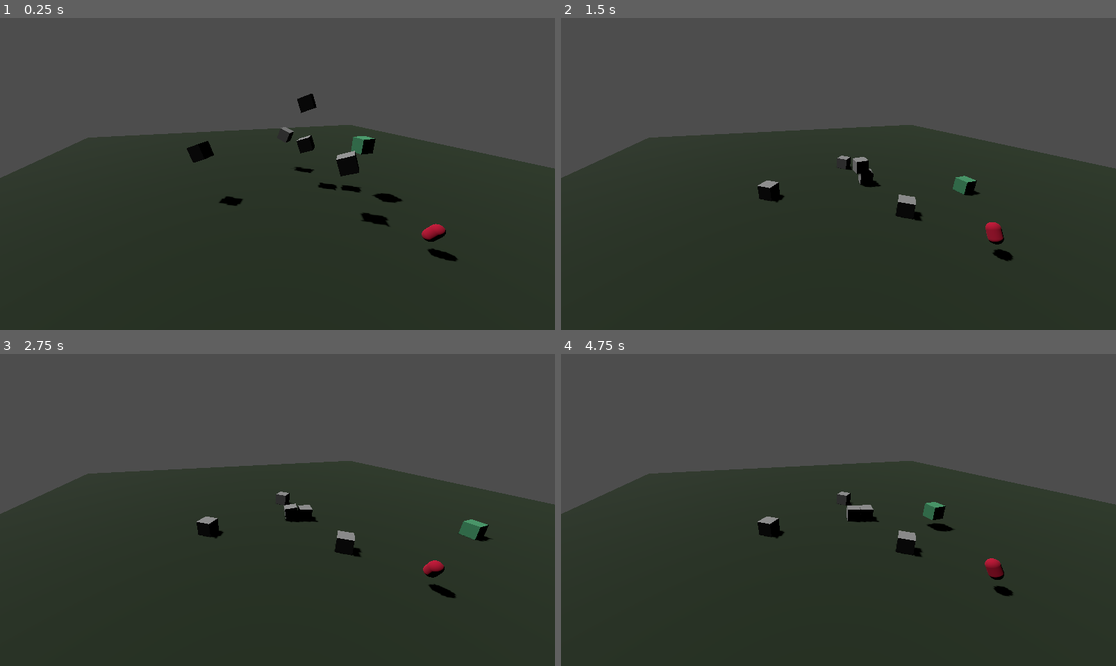
Above: before the commit, frames 1-4 (two rows, left to right).
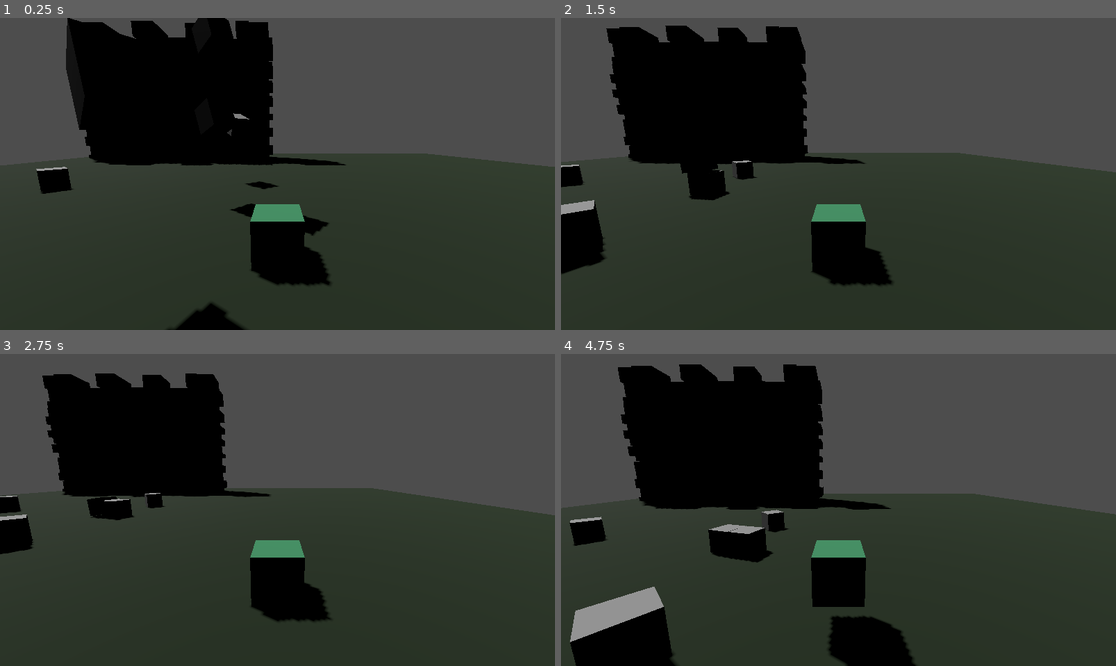
Above: after the commit, the same moments.

Repository: nyVr/godot_oop_game
Game: Godot game, scene res://scenes/main.tscn
The game is run twice, just before and just after one commit, with the same random seed, the same clock (stepped at 60 frames per second) and the same inputs. The project has no main scene, so this scene is started directly.
Inputs:
- Up to frame 1 (0.25 s): no input
- Up to frame 2 (1.5 s): tap Enter (ui_accept) at 0.5, 0.77 s; hold Right (right) 0.53-1.28 s; hold Down (down) from 1.28 s (still down)
- Up to frame 3 (2.75 s): tap Enter (ui_accept) at 1.52 s; release Down (down) at 2.03 s; hold Right (right) from 2.03 s (still down)
- Up to frame 4 (4.75 s): release Right (right) at 2.78 s; hold Up (up) 2.78-3.53 s; tap Enter (ui_accept) at 3.02, 3.77, 4.52 s; hold Left (left) from 3.53 s (still down); tap Escape (esc, bound only after the commit) at 4.15 s

The runs differ from the first frame. In frame 1, 24% of the frame differs, in the area x 6-100%, y 0-100%; in frame 2, 24%; in frame 3, 21%; in frame 4, 30%, in the area x 1-100%, y 3-100%.

Commit message:
blender wall and player camera

Diff:
--- a/project.godot
+++ b/project.godot
@@ -55,3 +55,8 @@
 "events": [Object(InputEventMouseButton,"resource_local_to_scene":false,"resource_name":"","device":-1,"window_id":0,"a …(253 unchanged characters)…
 ]
 }
+esc={
+"deadzone": 0.5,
+"events": [Object(InputEventKey,"resource_local_to_scene":false,"resource_name":"","device":-1,"window_id":0,"alt_pressed":false,"shift_pressed":false,"ctrl_pressed":false,"meta_pressed":false,"pressed":false,"keycode":0,"physical_keycode":4194305,"key_label":0,"unicode":0,"echo":false,"script":null)
+]
+}
--- /dev/null
+++ b/scenes/UI/pause.gdshader
@@ -0,0 +1,9 @@
+shader_type canvas_item;
+uniform sampler2D SCREEN_TEXTURE: hint_screen_texture, filter_linear_mipmap;
+
+uniform float lod: hint_range(0.0, 1.0) = 0.0;
+
+void fragment() {
+	vec4 color = texture(SCREEN_TEXTURE, SCREEN_UV, lod);
+	COLOR = color;
+}
--- /dev/null
+++ b/scenes/UI/pause.tscn
@@ -0,0 +1,65 @@
+[gd_scene load_steps=4 format=3 uid="uid://bv0jl48mhiyj0"]
+
+[ext_resource type="Script" path="res://scripts/pause.gd" id="1_y5qbl"]
+[ext_resource type="Shader" path="res://scenes/UI/pause.gdshader" id="2_wd718"]
+
+[sub_resource type="ShaderMaterial" id="ShaderMaterial_1v1op"]
+shader = ExtResource("2_wd718")
+shader_parameter/lod = 0.0
+
+[node name="pause" type="Control"]
+process_mode = 3
+layout_mode = 3
+anchors_preset = 15
+anchor_right = 1.0
+anchor_bottom = 1.0
+grow_horizontal = 2
+grow_vertical = 2
+script = ExtResource("1_y5qbl")
+
+[node name="background" type="ColorRect" parent="."]
+material = SubResource("ShaderMaterial_1v1op")
+layout_mode = 1
+anchors_preset = 15
+anchor_right = 1.0
+anchor_bottom = 1.0
+grow_horizontal = 2
+grow_vertical = 2
+color = Color(0, 0.105882, 0.0705882, 1)
+
+[node name="PanelContainer" type="PanelContainer" parent="."]
+layout_mode = 1
+anchors_preset = 8
+anchor_left = 0.5
+anchor_top = 0.5
+anchor_right = 0.5
+anchor_bottom = 0.5
+offset_left = -313.0
+offset_top = -257.5
+offset_right = 313.0
+offset_bottom = 257.5
+grow_horizontal = 2
+grow_vertical = 2
+
+[node name="VBoxContainer" type="VBoxContainer" parent="PanelContainer"]
+layout_mode = 2
+alignment = 1
+
+[node name="resume" type="Button" parent="PanelContainer/VBoxContainer"]
+layout_mode = 2
+text = "Resume"
+
+[node name="restart" type="Button" parent="PanelContainer/VBoxContainer"]
+layout_mode = 2
+text = "Restart"
+
+[node name="quit" type="Button" parent="PanelContainer/VBoxContainer"]
+layout_mode = 2
+text = "Quit
+"
+
+[node name="AnimationPlayer" type="AnimationPlayer" parent="."]
+
+[connection signal="pressed" from="PanelContainer/VBoxContainer/resume" to="." method="_on_resume_pressed"]
+[connection signal="pressed" from="PanelContainer/VBoxContainer/restart" to="." method="_on_restart_pressed"]
+[connection signal="pressed" from="PanelContainer/VBoxContainer/quit" to="." method="_on_quit_pressed"]
--- /dev/null
+++ b/scenes/brick_block.tscn
@@ -0,0 +1,14 @@
+[gd_scene load_steps=3 format=3 uid="uid://stfpqwav4cl2"]
+
+[sub_resource type="BoxShape3D" id="BoxShape3D_daq72"]
+
+[sub_resource type="BoxMesh" id="BoxMesh_lxhqh"]
+
+[node name="brickBlock" type="StaticBody3D"]
+
+[node name="CollisionShape3D" type="CollisionShape3D" parent="."]
+shape = SubResource("BoxShape3D_daq72")
+
+[node name="MeshInstance3D" type="MeshInstance3D" parent="."]
+mesh = SubResource("BoxMesh_lxhqh")
+skeleton = NodePath("../CollisionShape3D")
--- /dev/null
+++ b/scenes/grass_block.tscn
@@ -0,0 +1,13 @@
+[gd_scene load_steps=3 format=3 uid="uid://dwchq3lg4c0ma"]
+
+[sub_resource type="BoxShape3D" id="BoxShape3D_wy1td"]
+
+[sub_resource type="BoxMesh" id="BoxMesh_aoiho"]
+
+[node name="grassBlock" type="StaticBody3D"]
+
+[node name="CollisionShape3D" type="CollisionShape3D" parent="."]
+shape = SubResource("BoxShape3D_wy1td")
+
+[node name="MeshInstance3D" type="MeshInstance3D" parent="."]
+mesh = SubResource("BoxMesh_aoiho")
--- a/scenes/joe.tscn
+++ b/scenes/joe.tscn
@@ -19,3 +19,10 @@
 
 [node name="CollisionShape3D" type="CollisionShape3D" parent="."]
 shape = SubResource("BoxShape3D_16lxf")
+
+[node name="hPivot" type="Node3D" parent="."]
+
+[node name="vPivot" type="Node3D" parent="hPivot"]
+
+[node name="playerCam" type="Camera3D" parent="hPivot/vPivot"]
+transform = Transform3D(1, 0, 0, 0, 0.984808, 0.173648, 0, -0.173648, 0.984808, 0, 2, 4)
--- a/scenes/main.tscn
+++ b/scenes/main.tscn
@@ -1,8 +1,9 @@
-[gd_scene load_steps=7 format=3 uid="uid://b7atxuaof20fe"]
+[gd_scene load_steps=8 format=3 uid="uid://b7atxuaof20fe"]
 
 [ext_resource type="PackedScene" uid="uid://dvxedggvkby4l" path="res://scenes/block.tscn" id="1_k8bqx"]
 [ext_resource type="PackedScene" uid="uid://dqr54dd08lhks" path="res://scenes/joe.tscn" id="2_76w2n"]
 [ext_resource type="PackedScene" uid="uid://dde3hpdyxsg0n" path="res://scenes/dolls.tscn" id="3_aal3e"]
+[ext_resource type="PackedScene" uid="uid://d2lr7ndyoi0x0" path="res://blender/plainWall.dae" id="4_rkueh"]
 
 [sub_resource type="StandardMaterial3D" id="StandardMaterial3D_ptbd4"]
 albedo_color = Color(0.121569, 0.176471, 0.101961, 1)
@@ -15,9 +16,6 @@
 size = Vector3(50, 0.5, 50)
 
 [node name="level1" type="Node3D"]
-
-[node name="Camera3D" type="Camera3D" parent="."]
-transform = Transform3D(0.928724, 0.123976, -0.34943, 0.0167214, 0.927477, 0.373506, 0.370394, -0.352727, 0.859297, -9.58289, 6.9464, 14.5341)
 
 [node name="floor" type="StaticBody3D" parent="."]
 transform = Transform3D(1, 0, 0, 0, 1, 0, 0, 0, 1, -0.0123701, -0.259782, 0)
@@ -45,13 +43,20 @@
 transform = Transform3D(0.652204, -0.271918, 0.707595, 0, 0.933449, 0.35871, -0.758043, -0.233952, 0.608799, -1.77109, 3.54068, 1.0475)
 
 [node name="block4" parent="blocks" instance=ExtResource("1_k8bqx")]
-transform = Transform3D(0.652204, -0.271918, 0.707595, 0, 0.933449, 0.35871, -0.758043, -0.233952, 0.608799, -9.42306, 3.54068, 0.787333)
+transform = Transform3D(0.630069, -0.021567, 0.776239, 0.0155557, 0.999764, 0.0151509, -0.776383, 0.0025287, 0.630256, -10.5951, 0.519241, -0.833072)
 
 [node name="block5" parent="blocks" instance=ExtResource("1_k8bqx")]
 transform = Transform3D(0.652204, -0.271918, 0.707595, 0, 0.933449, 0.35871, -0.758043, -0.233952, 0.608799, -1.77109, 3.54068, 5.8929)
 
 [node name="joe" parent="." instance=ExtResource("2_76w2n")]
-transform = Transform3D(1, 0, 0, 0, 1, 0, 0, 0, 1, 1, 4, 4)
+transform = Transform3D(1, 0, 0, 0, 1, 0, 0, 0, 1, 0.619872, 0.432967, 5.16175)
 
 [node name="dolls" parent="." instance=ExtResource("3_aal3e")]
 transform = Transform3D(1, 0, 0, 0, 1, 0, 0, 0, 1, -0.0241737, 1.07537, 10.1309)
+
+[node name="walls" type="Node3D" parent="."]
+transform = Transform3D(0.399987, 0, 0.0032463, 0, 0.28, 0, -0.0032463, 0, 0.399987, -4.95561, -1.00989, -40.6485)
+metadata/_edit_group_ = true
+
+[node name="plainWall" parent="walls" instance=ExtResource("4_rkueh")]
+transform = Transform3D(2.49992, 0, -0.0202894, 0, 3.57143, 0, 0.0202894, 0, 2.49992, -13.0892, 1.33547, 57.9094)
--- /dev/null
+++ b/scenes/p_wall.tscn
@@ -0,0 +1,8 @@
+[gd_scene load_steps=2 format=3 uid="uid://d3b1wgvv1obvi"]
+
+[ext_resource type="PackedScene" uid="uid://d2lr7ndyoi0x0" path="res://blender/plainWall.dae" id="1_mtyf3"]
+
+[node name="pWall" type="Node3D"]
+
+[node name="plainWall" parent="." instance=ExtResource("1_mtyf3")]
+transform = Transform3D(1, 0, 0, 0, 1, 0, 0, 0, 1, 2, 0, 1)
--- /dev/null
+++ b/scripts/pause.gd
@@ -0,0 +1,29 @@
+extends Control
+
+func _ready():
+	$AnimationPlayer.play("RESET")
+
+func resume():
+	get_tree().paused = false
+
+func pause():
+	get_tree().paused = true
+
+func ifEsc():
+	if Input.is_action_just_pressed("esc") and get_tree().paused == false:
+		pause()
+	elif Input.is_action_just_pressed("esc") and get_tree().paused == true:
+		resume()
+
+func _on_resume_pressed():
+	resume()
+
+func _on_restart_pressed():
+	resume()
+	get_tree().reload_current_scene()
+
+func _on_quit_pressed():
+	get_tree().quit()
+
+func _process(delta):
+	ifEsc()
Not shown, added: blender/plainWall.dae
Not shown, added: blender/plainWall.dae.import
